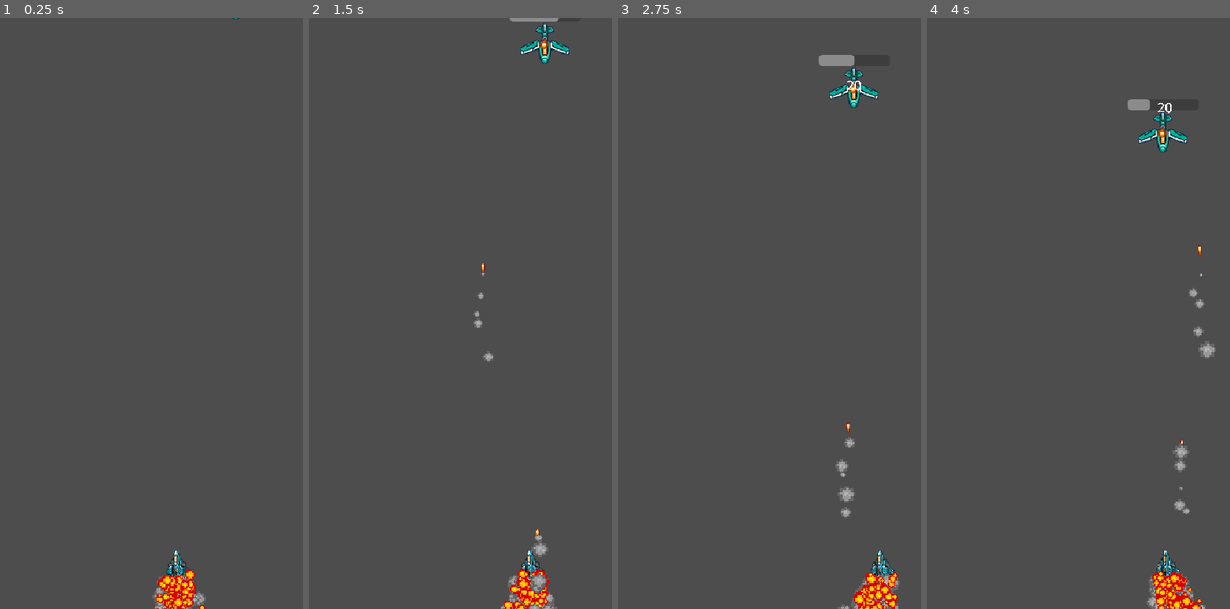
Above: before the commit, frames 1-4 (left to right).
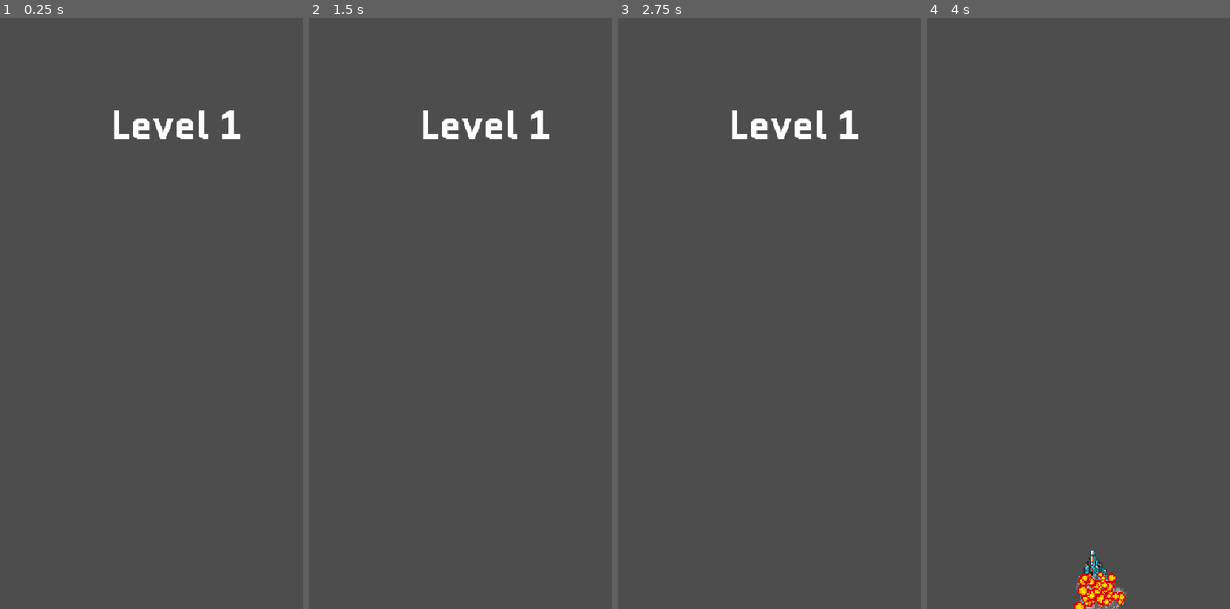
Above: after the commit, the same moments.

Repository: Fatsermint/Space
Game: Godot game, scene res://Scenes/main.tscn
Same seed, same stepped clock (60 frames per second), same inputs: the game is played once before the commit and once after it.
Inputs (mouse positions are in pixels of both pictures, inside the frame that each line leads up to):
- Up to frame 1 (0.25 s): no input
- Up to frame 2 (1.5 s): tap Enter at 0.5 s; move the mouse to (563, 283) at 0.52 s; hold D (right) 0.53-1.28 s; tap F (fire) at 0.6, 1.35 s; click (563, 283) at 0.67 s; move the mouse to (415, 343) at 1.27 s; hold Down from 1.28 s (still down)
- Up to frame 3 (2.75 s): move the mouse to (830, 183) at 2.02 s; release Down at 2.03 s; hold D (right) from 2.03 s (still down); tap Alt at 2.1 s; tap F (fire) at 2.3 s
- Up to frame 4 (4 s): move the mouse to (1087, 431) at 2.77 s; release D (right) at 2.78 s; hold Up 2.78-3.53 s; tap Shift at 2.85 s; click (1087, 431) at 2.92 s; tap F (fire) at 3.05, 3.6 s; move the mouse to (1211, 402) at 3.52 s; hold A (left) from 3.53 s (still down)

The runs differ from the first frame. In frame 1, 1.8% of the frame differs, in the area x 37-80%, y 0-100%; in frame 2, 2.6%; in frame 3, 2.8%; in frame 4, 3.2%, in the area x 48-96%, y 13-100%.

Commit message:
I added start menu and a bug with loading wrong level

Diff:
--- /dev/null
+++ b/Scenes/start_screen.gd
@@ -0,0 +1,19 @@
+extends CanvasLayer
+
+
+
+
+func _on_button_start_game_pressed() -> void:
+	get_tree().change_scene_to_file("res://Scenes/main.tscn")
+
+
+func _on_button_tutorial_pressed() -> void:
+	pass # Replace with function body.
+
+
+func _on_button_settings_pressed() -> void:
+	$ColorRect.visible = true
+
+
+func _on_button_settings_escape_pressed() -> void:
+	$ColorRect.visible = false
--- /dev/null
+++ b/Scenes/start_screen.tscn
@@ -0,0 +1,161 @@
+[gd_scene format=3 uid="uid://cq5khu7db60cf"]
+
+[ext_resource type="Script" uid="uid://jbevkxshknuq" path="res://Scenes/start_screen.gd" id="1_i8r30"]
+[ext_resource type="FontFile" uid="uid://dkru7m5dcdtds" path="res://Assets/Quantico-Bold.ttf" id="2_ainjc"]
+
+[sub_resource type="StyleBoxFlat" id="StyleBoxFlat_i8r30"]
+border_width_left = 3
+border_width_top = 3
+border_width_right = 3
+border_width_bottom = 3
+border_color = Color(0.38, 0.38, 0.38, 1)
+expand_margin_left = 5.0
+expand_margin_top = 5.0
+expand_margin_right = 5.0
+expand_margin_bottom = 5.0
+shadow_color = Color(0, 0, 0, 0.45490196)
+shadow_size = 2
+shadow_offset = Vector2(-4, 4)
+
+[sub_resource type="StyleBoxFlat" id="StyleBoxFlat_ainjc"]
+
+[sub_resource type="StyleBoxFlat" id="StyleBoxFlat_60ddj"]
+draw_center = false
+
+[sub_resource type="StyleBoxFlat" id="StyleBoxFlat_5e717"]
+
+[node name="CanvasLayer" type="CanvasLayer" unique_id=1202398794]
+script = ExtResource("1_i8r30")
+
+[node name="VBoxContainer" type="VBoxContainer" parent="." unique_id=1089065757]
+anchors_preset = 8
+anchor_left = 0.5
+anchor_top = 0.5
+anchor_right = 0.5
+anchor_bottom = 0.5
+offset_left = -161.0
+offset_top = -165.25
+offset_right = 161.0
+offset_bottom = 165.25
+grow_horizontal = 2
+grow_vertical = 2
+theme_override_constants/separation = 124
+
+[node name="HBoxContainer" type="HBoxContainer" parent="VBoxContainer" unique_id=390176936]
+layout_mode = 2
+size_flags_horizontal = 4
+size_flags_vertical = 4
+
+[node name="Button" type="Button" parent="VBoxContainer/HBoxContainer" unique_id=986204450]
+texture_filter = 1
+layout_mode = 2
+offset_transform_enabled = true
+theme_override_font_sizes/font_size = 32
+theme_override_styles/normal = SubResource("StyleBoxFlat_i8r30")
+theme_override_styles/pressed = SubResource("StyleBoxFlat_ainjc")
+theme_override_styles/hover = SubResource("StyleBoxFlat_i8r30")
+text = "Start Game"
+
+[node name="HBoxContainer2" type="HBoxContainer" parent="VBoxContainer" unique_id=2028201153]
+layout_mode = 2
+size_flags_horizontal = 4
+size_flags_vertical = 4
+
+[node name="Button" type="Button" parent="VBoxContainer/HBoxContainer2" unique_id=1305312739]
+texture_filter = 1
+layout_mode = 2
+offset_transform_enabled = true
+theme_override_font_sizes/font_size = 32
+theme_override_styles/normal = SubResource("StyleBoxFlat_i8r30")
+theme_override_styles/pressed = SubResource("StyleBoxFlat_ainjc")
+theme_override_styles/hover = SubResource("StyleBoxFlat_i8r30")
+text = "Tutorial"
+
+[node name="HBoxContainer3" type="HBoxContainer" parent="VBoxContainer" unique_id=937875071]
+layout_mode = 2
+size_flags_horizontal = 4
+size_flags_vertical = 4
+
+[node name="Button" type="Button" parent="VBoxContainer/HBoxContainer3" unique_id=449162230]
+texture_filter = 1
+layout_mode = 2
+offset_transform_enabled = true
+theme_override_font_sizes/font_size = 32
+theme_override_styles/normal = SubResource("StyleBoxFlat_i8r30")
+theme_override_styles/pressed = SubResource("StyleBoxFlat_ainjc")
+theme_override_styles/hover = SubResource("StyleBoxFlat_i8r30")
+text = "Settings"
+
+[node name="ColorRect" type="ColorRect" parent="." unique_id=918650997]
+visible = false
+offset_left = 75.0
+offset_top = 200.0
+offset_right = 525.0
+offset_bottom = 800.0
+size_flags_vertical = 3
+offset_transform_enabled = true
+color = Color(0.79, 0.79, 0.79, 0.61960787)
+
+[node name="VBoxContainer2" type="VBoxContainer" parent="ColorRect" unique_id=648926474]
+layout_mode = 1
+anchors_preset = 5
+anchor_left = 0.5
+anchor_right = 0.5
+offset_left = -225.0
+offset_right = 225.0
+offset_bottom = 81.0
+grow_horizontal = 2
+theme_override_constants/separation = 5
+
+[node name="HBoxContainer2" type="HBoxContainer" parent="ColorRect/VBoxContainer2" unique_id=2073913966]
+layout_mode = 2
+size_flags_horizontal = 4
+size_flags_vertical = 0
+
+[node name="Label" type="Label" parent="ColorRect/VBoxContainer2/HBoxContainer2" unique_id=1697995681]
+layout_mode = 2
+text = "Settings"
+horizontal_alignment = 1
+
+[node name="HBoxContainer" type="HBoxContainer" parent="ColorRect/VBoxContainer2" unique_id=102529905]
+layout_mode = 2
+
+[node name="Label" type="Label" parent="ColorRect/VBoxContainer2/HBoxContainer" unique_id=1332182103]
+layout_mode = 2
+text = "Show FPS"
+
+[node name="CheckButton" type="CheckButton" parent="ColorRect/VBoxContainer2/HBoxContainer" unique_id=828885024]
+layout_mode = 2
+theme_override_styles/pressed = SubResource("StyleBoxFlat_60ddj")
+
+[node name="HBoxContainer3" type="HBoxContainer" parent="ColorRect/VBoxContainer2" unique_id=1250794561]
+layout_mode = 2
+
+[node name="Label" type="Label" parent="ColorRect/VBoxContainer2/HBoxContainer3" unique_id=1733789729]
+layout_mode = 2
+text = "Limited FPS"
+
+[node name="CheckButton" type="CheckButton" parent="ColorRect/VBoxContainer2/HBoxContainer3" unique_id=1131305431]
+layout_mode = 2
+theme_override_styles/pressed = SubResource("StyleBoxFlat_60ddj")
+
+[node name="Button" type="Button" parent="ColorRect" unique_id=1182475283]
+layout_mode = 1
+anchors_preset = 1
+anchor_left = 1.0
+anchor_right = 1.0
+offset_left = -42.0
+offset_right = 110.0
+offset_bottom = 152.0
+grow_horizontal = 0
+scale = Vector2(0.275, 0.275)
+theme_override_colors/font_color = Color(0, 0, 0, 1)
+theme_override_fonts/font = ExtResource("2_ainjc")
+theme_override_font_sizes/font_size = 100
+theme_override_styles/normal = SubResource("StyleBoxFlat_5e717")
+text = "x"
+
+[connection signal="pressed" from="VBoxContainer/HBoxContainer/Button" to="." method="_on_button_start_game_pressed"]
+[connection signal="pressed" from="VBoxContainer/HBoxContainer2/Button" to="." method="_on_button_tutorial_pressed"]
+[connection signal="pressed" from="VBoxContainer/HBoxContainer3/Button" to="." method="_on_button_settings_pressed"]
+[connection signal="pressed" from="ColorRect/Button" to="." method="_on_button_settings_escape_pressed"]
--- a/Scripts/GlobalVariables.gd
+++ b/Scripts/GlobalVariables.gd
@@ -4,7 +4,7 @@
 var bulletDamages = [20]
 var whitelistedObjectsNames = ["bullets", "Camera", "Label"]
 var playerInfo = {
-	"level": 1
+	"level": 0
 }
 
 var levels = {
--- a/Scripts/character_body_2d.gd
+++ b/Scripts/character_body_2d.gd
@@ -13,7 +13,6 @@
 		timesFired += 1
 		var bul = bullet.duplicate()
 		bul.name = "bullet"
-		print(self.get_parent().get_children(), "  bob")
 		self.get_parent().find_child("bullets").add_child(bul)
 
 		if timesFired % 2 !=0:
--- a/Scripts/main.gd
+++ b/Scripts/main.gd
@@ -48,7 +48,7 @@
 			if not child.is_in_group("disabledFromPause"):
 				child.process_mode = Node.PROCESS_MODE_DISABLED
 func _ready() -> void:
-	generate_level(GlobalVariables.playerInfo["level"])
+	pass
 
 func _process(delta: float) -> void:
 	if get_tree().get_nodes_in_group("enemy").is_empty() and finishing == false:
@@ -81,13 +81,18 @@
 	var tween2 = create_tween()
 
 	tween2.tween_property(label, "position", position2, 0.2)
-	tween2.tween_callback(_finis_level)
+	await get_tree().create_timer(0.8, false).timeout
+	_finis_level(GlobalVariables.playerInfo["level"])
+
+	print(GlobalVariables.playerInfo["level"])
 
 
-func _finis_level():
+func _finis_level(level):
 	for child in get_children():
 		if not GlobalVariables.whitelistedObjectsNames.has(child.name):
 			child.queue_free()
-	GlobalVariables.playerInfo["level"] += 1
+	GlobalVariables.playerInfo["level"] = level +1
+	print(GlobalVariables.playerInfo["level"])
+
 	generate_level(GlobalVariables.playerInfo["level"])
 	finishing = false
Not shown, added: Scenes/start_screen.gd.uid
